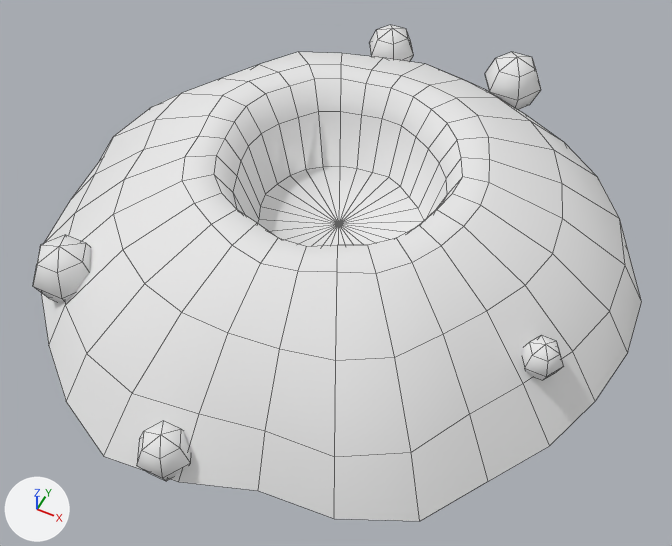
One commit to the FBX model unity/Assets/Art/Models/Mogura_Hill.fbx: the scene before it, then after it.
Before and after are seen from a 50 mm camera at (2.53, -5.11, 5.99) aimed at (0.18, -0.41, 0.12). Every picture has the same lights, and +X, +Y and +Z are marked at lower left. The first picture is the older version. Mesh edges are drawn as thin lines. Where no turn or scale is listed for an object, it has been applied to the vertices.

Names of what the first picture shows: 'Mogura_Hill'.
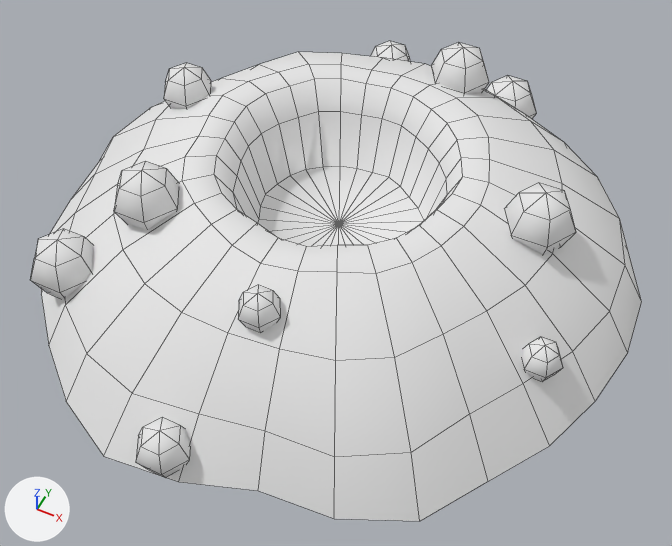
Edits to the bpy script that builds the scene:
```text
Change me_mogura_hill:
    used by ob_mogura_hill; location = (0.0, 0.0, 0.0)
    remove me_mogura_hill.from_pydata(...)  # 397 vertices, 436 faces; spans x -2.6..2.6, y -2.69..2.69, z -0.18..1.02
    add me_mogura_hill.from_pydata(...)  # 397 vertices, 436 faces; spans x -2.6..2.6, y -2.69..2.69, z -0.2..1.25
    me_mogura_hill part 1: the loose piece of 20 vertices spanning x -1.93..-1.35, y -1.85..-1.35, z 0.13..0.71 is moved by (0.0, 0.0, 0.07)
    me_mogura_hill part 2: the loose piece of 20 vertices spanning x -0.38..0.06, y -2.69..-2.31, z -0.11..0.33 is moved by (0.0, 0.0, 0.05)
    me_mogura_hill part 3: the loose piece of 20 vertices spanning x -1.9..-1.43, y 0.12..0.53, z 0.08..0.55 is moved by (0.0, 0.0, 0.58)
    me_mogura_hill part 4: the loose piece of 20 vertices spanning x 1.37..1.94, y -0.11..0.39, z -0.08..0.5 is moved by (0.0, 0.0, 0.7)
    me_mogura_hill part 5: the loose piece of 20 vertices spanning x -0.01..0.33, y -1.73..-1.44, z 0.25..0.59 is moved by (0.0, 0.0, 0.48)
    me_mogura_hill part 6: the loose piece of 20 vertices spanning x -1.43..-0.87, y -1.29..-0.8, z -0.18..0.38 is moved by (0.0, 0.0, 0.87)
    me_mogura_hill part 7: the loose piece of 20 vertices spanning x 0.14..0.7, y 1.36..1.85, z 0.21..0.77 is moved by (0.0, 0.0, 0.42)
    me_mogura_hill part 8: the loose piece of 20 vertices spanning x -0.88..-0.37, y 2.26..2.69, z 0.06..0.57 is moved by (0.0, 0.0, -0.2)
    me_mogura_hill part 9: the loose piece of 20 vertices spanning x 0.41..1.0, y 2.17..2.68, z 0.08..0.67 is moved by (0.0, 0.0, -0.29)
    other edits to the shape of me_mogura_hill do not show in these pictures
```

Boxes [x1, y1, x2, y2] around the edits, measured in the pictures (672 x 546 px; the box of a moved part takes in the faces that stretch with it):
'Mogura_Hill', reshaped: before [33, 25, 642, 521]; after [31, 41, 642, 521]
part 1 of me_mogura_hill, moved or reshaped: before [33, 235, 91, 302]; after [31, 229, 93, 299]
part 2 of me_mogura_hill, moved or reshaped: before [137, 421, 191, 481]; after [136, 417, 190, 478]
part 3 of me_mogura_hill, moved or reshaped (not visible before): after [164, 63, 211, 109]
part 4 of me_mogura_hill, moved or reshaped (not visible before): after [505, 183, 576, 255]
part 5 of me_mogura_hill, moved or reshaped (not visible before): after [238, 285, 281, 333]
part 6 of me_mogura_hill, moved or reshaped (not visible before): after [114, 161, 179, 230]
part 7 of me_mogura_hill, moved or reshaped (not visible before): after [431, 42, 489, 94]
part 8 of me_mogura_hill, moved or reshaped: before [370, 25, 414, 62]; after [371, 41, 411, 62]
part 9 of me_mogura_hill, moved or reshaped: before [485, 52, 541, 110]; after [487, 76, 537, 119]
